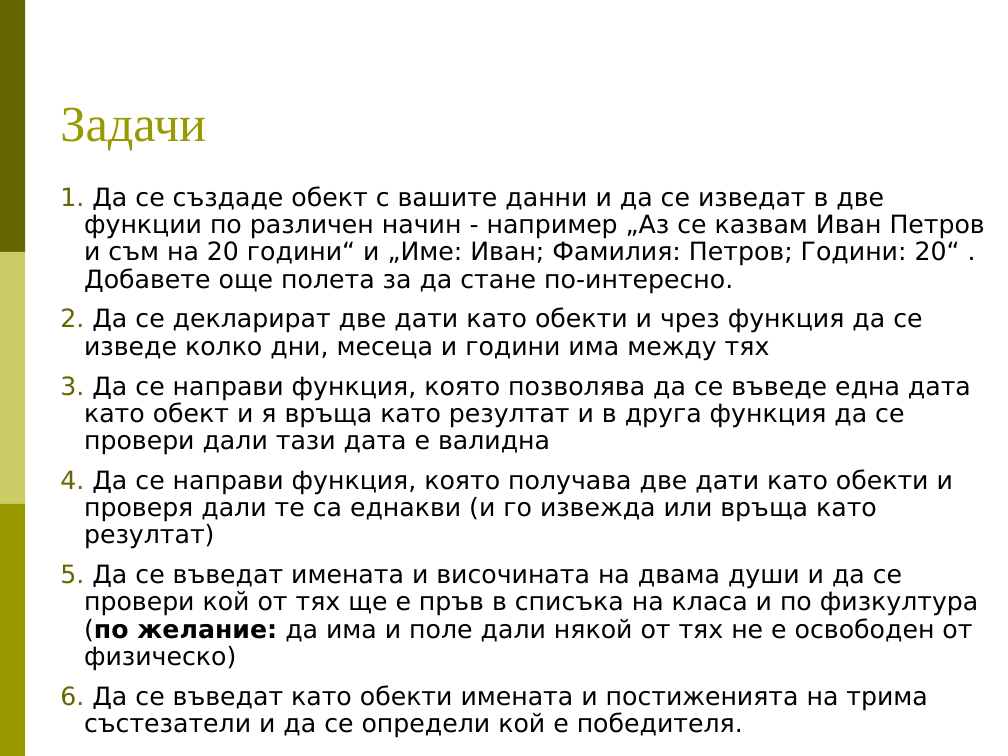
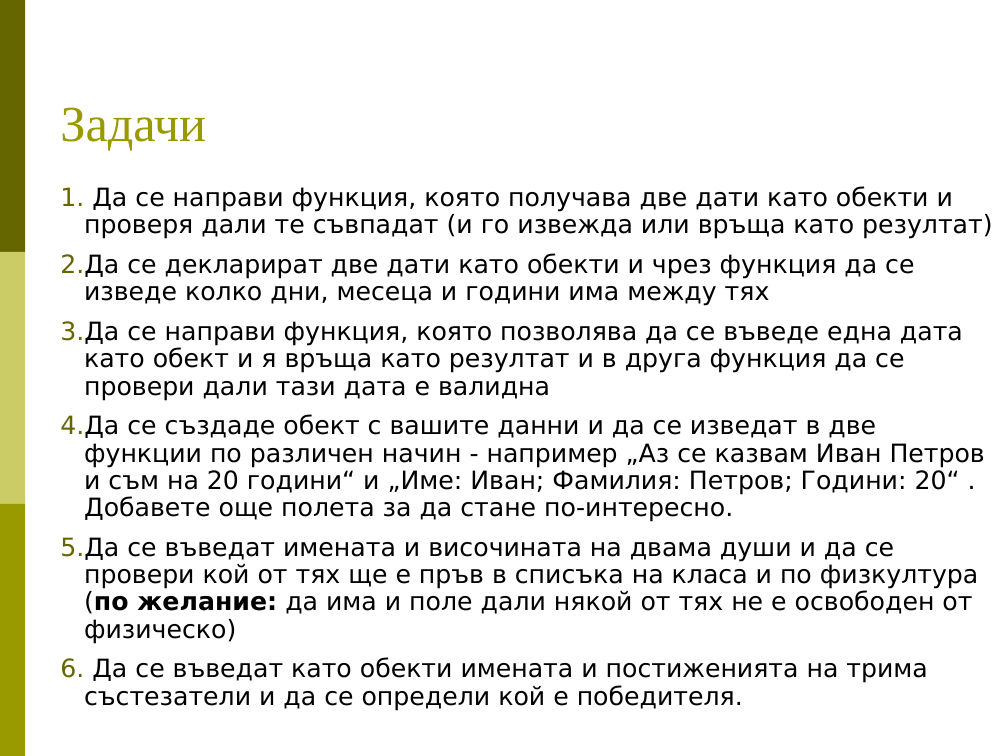
Before and after one commit to BG-IT-Edu/Free-Content, a slide deck: slide 8 of dmanolov/Информатика 8 клас (JavaScript)/04.Въведение в програмирането/10.Обекти.ppt (slide 7 before the commit). Drawn at 1008x756 pixels with LibreOffice and Linux fonts; fonts in the diff are those of the drawing. Boxes give left, top, right and bottom in pixels: in the first picture for what was removed or moved away, otherwise in the second. Text is boxed around its words. In the diff, an @@ line names an element or a change of style, - is before the commit and + after.

Commit message:
добавен и пример с функция

```diff
--- a/dmanolov/Информатика 8 клас (JavaScript)/04.Въведение в програмирането/10.Обекти.ppt
+++ b/dmanolov/Информатика 8 клас (JavaScript)/04.Въведение в програмирането/10.Обекти.ppt
@@ text at [84,186,992,239]: text changed @@
-1. Да се създаде обект с вашите данни и да се изведат в две функции по различен начин - например „Аз се казвам Иван Петров и съм на 20 години“ и „Име: Иван; Фамилия: Петров; Години: 20“ . Добавете още полета за да стане по-интересно.
+1. Да се направи функция, която получава две дати като обекти и проверя дали те съвпадат (и го извежда или връща като резултат)
@@ text at [60,414,985,522]: text changed @@
-4. Да се направи функция, която получава две дати като обекти и проверя дали те са еднакви (и го извежда или връща като резултат)
+4. Да се създаде обект с вашите данни и да се изведат в две функции по различен начин - например „Аз се казвам Иван Петров и съм на 20 години“ и „Име: Иван; Фамилия: Петров; Години: 20“ . Добавете още полета за да стане по-интересно.
```
Also in this commit, not shown: 4 other slides changed, 1 slide added, 1 other file.
